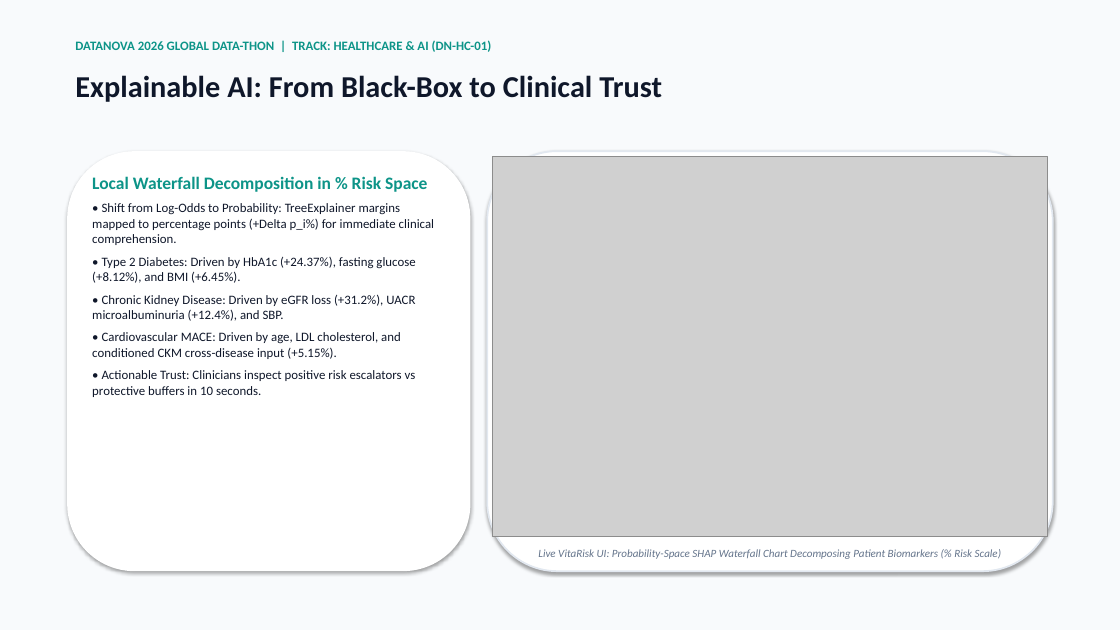
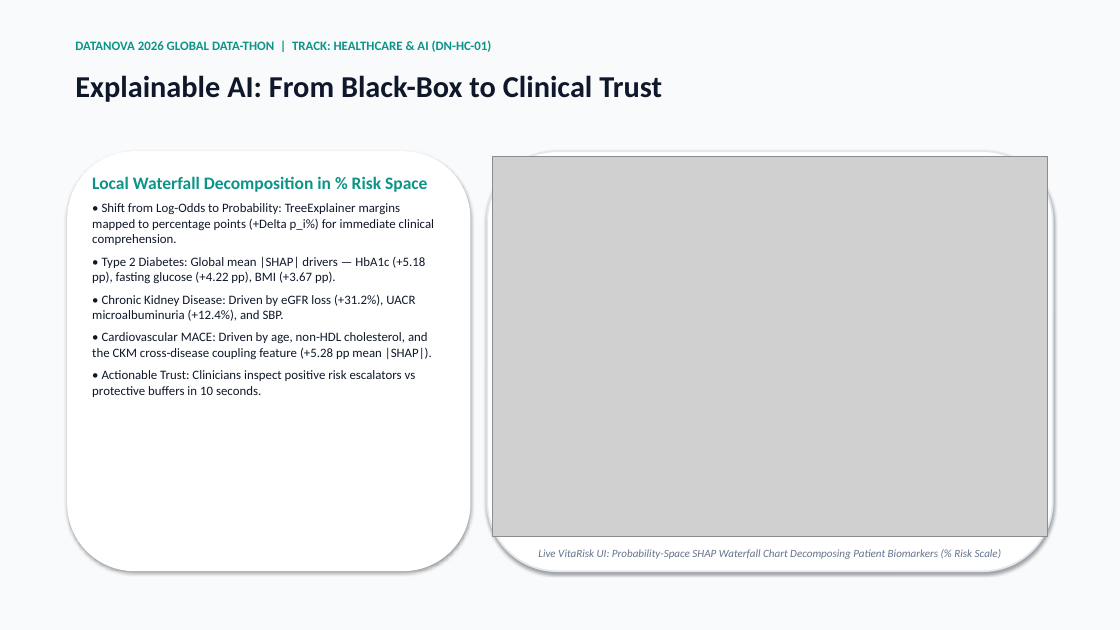
Before and after one commit to armageden/vitarisk-cds, a slide deck: slide 6 of presentation/VitaRisk_CDS_DataNova2026_Presentation.pptx. Drawn at 1120x630 pixels with LibreOffice and Linux fonts; fonts in the diff are those of the drawing; grey boxes stand for pictures. Boxes give left, top, right and bottom in pixels: in the first picture for what was removed or moved away, otherwise in the second. Text is boxed around its words. In the diff, an @@ line names an element or a change of style, - is before the commit and + after.

Commit message:
fix(audit): 8 frontend bugs, honest fairness badges (ses_group binding), string interventions + smoking coupling, Gates 1-4 test coverage, docs re-aligned to artifacts, screenshots & deck regenerated

```diff
--- a/presentation/VitaRisk_CDS_DataNova2026_Presentation.pptx
+++ b/presentation/VitaRisk_CDS_DataNova2026_Presentation.pptx
@@ text at box(92, 256, 425, 283): text changed @@
-• Type 2 Diabetes: Driven by HbA1c (+24.37%), fasting glucose (+8.12%), and BMI (+6.45%).
+• Type 2 Diabetes: Global mean |SHAP| drivers — HbA1c (+5.18 pp), fasting glucose (+4.22 pp), BMI (+3.67 pp).
@@ text at box(92, 332, 432, 359): text changed @@
-• Cardiovascular MACE: Driven by age, LDL cholesterol, and conditioned CKM cross-disease input (+5.15%).
+• Cardiovascular MACE: Driven by age, non-HDL cholesterol, and the CKM cross-disease coupling feature (+5.28 pp mean |SHAP|).
```
Also in this commit, not shown: 2 other slides changed, 21 other files.
